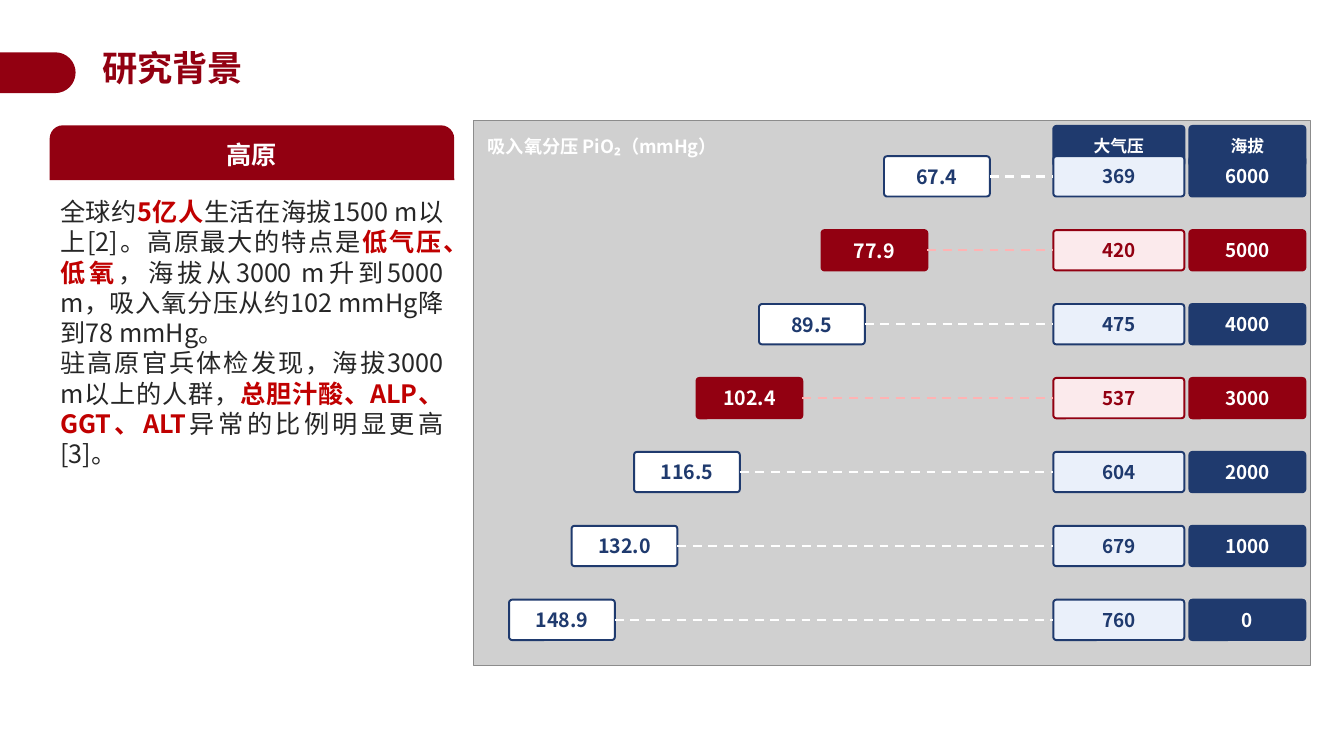
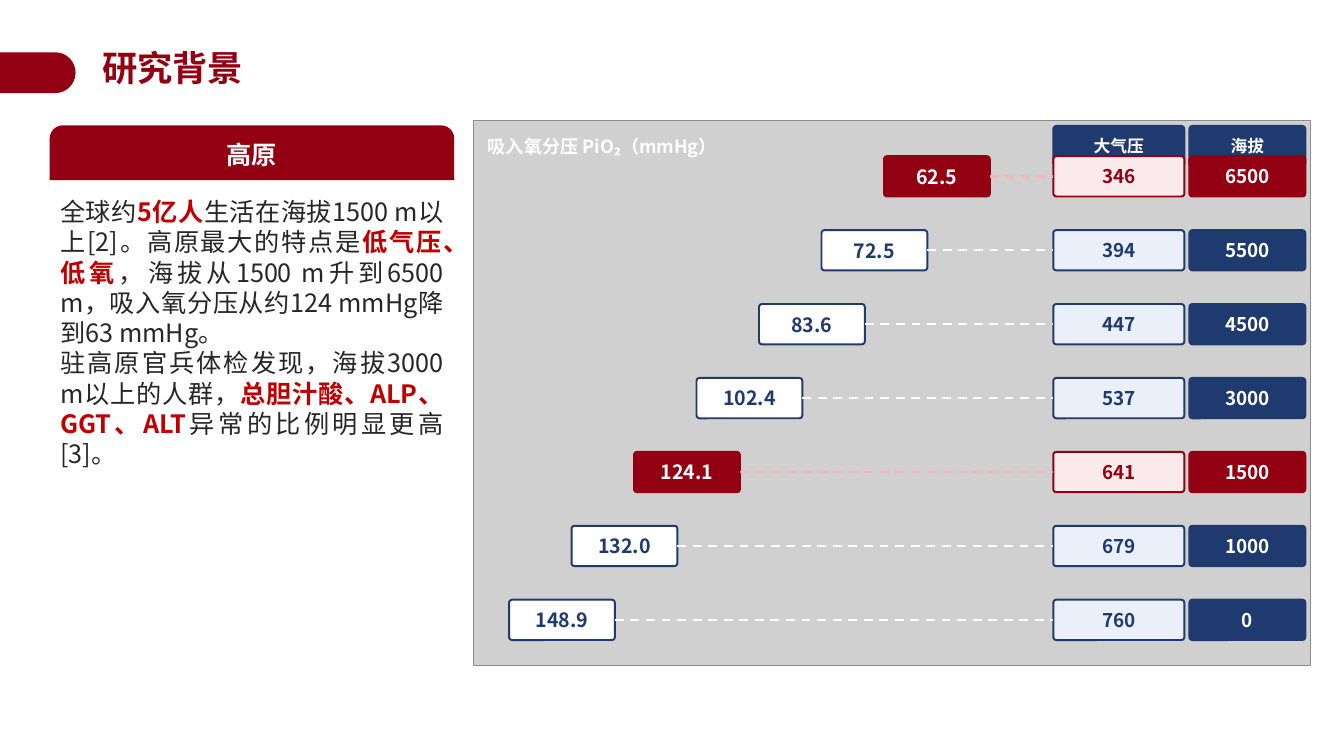
Before and after one commit to a854589274-afk/1, a slide deck: slide 4 of 开题答辩PPT_BSEP高原低压低氧.pptx. Drawn at 1344x756 pixels with LibreOffice and Linux fonts; fonts in the diff are those of the drawing; grey boxes stand for pictures; background and template pictures are left out. Boxes give left, top, right and bottom in pixels: in the first picture for what was removed or moved away, otherwise in the second. Text is boxed around its words. In the diff, an @@ line names an element or a change of style, - is before the commit and + after.

```diff
--- a/开题答辩PPT_BSEP高原低压低氧.pptx
+++ b/开题答辩PPT_BSEP高原低压低氧.pptx
@@ rounded rectangle "62.5" at <box>884,156,990,197</box>: fill #FFFFFF to #920011; outline #1F3A6E 1.4 pt to #920011 1.4 pt @@
@@ text in rounded rectangle at <box>916,169,957,185</box>: text changed; text colour #1F3A6E to #FFFFFF @@
-67.4
+62.5
@@ line (990, 176) - (1054, 176): stroke #FFFFFF 1.6 pt dashed to #FFB3B3 1.6 pt dashed @@
@@ rounded rectangle "346" at <box>1054,156,1185,197</box>: fill #EAF0FA to #FBEAEC; outline #1F3A6E 1.4 pt to #920011 1.4 pt @@
@@ text in rounded rectangle at <box>1102,168,1135,184</box>: text changed; text colour #1F3A6E to #920011 @@
-369
+346
@@ rounded rectangle "6500" at <box>1190,156,1306,197</box>: fill #1F3A6E to #920011; outline #1F3A6E 1.4 pt to #920011 1.4 pt @@
@@ text in rounded rectangle at <box>1225,168,1269,184</box>: text changed @@
-6000
+6500
@@ text at <box>60,199,468,348</box>: text changed @@
-全球约5亿人生活在海拔1500 m以上[2]。高原最大的特点是低气压、低氧，海拔从3000 m升到5000 m，吸入氧分压从约102 mmHg降到78 mmHg。
+全球约5亿人生活在海拔1500 m以上[2]。高原最大的特点是低气压、低氧，海拔从1500 m升到6500 m，吸入氧分压从约124 mmHg降到63 mmHg。
@@ rounded rectangle "72.5" at <box>822,230,928,270</box>: fill #920011 to #FFFFFF; outline #920011 1.4 pt to #1F3A6E 1.4 pt @@
@@ rounded rectangle "394" at <box>1054,230,1185,270</box>: fill #FBEAEC to #EAF0FA; outline #920011 1.4 pt to #1F3A6E 1.4 pt @@
@@ rounded rectangle "5500" at <box>1190,230,1306,270</box>: fill #920011 to #1F3A6E; outline #920011 1.4 pt to #1F3A6E 1.4 pt @@
@@ text in rounded rectangle at <box>854,243,895,259</box>: text changed; text colour #FFFFFF to #1F3A6E @@
-77.9
+72.5
@@ line (928, 250) - (1054, 250): stroke #FFB3B3 1.6 pt dashed to #FFFFFF 1.6 pt dashed @@
@@ text in rounded rectangle at <box>1102,243,1135,258</box>: text changed; text colour #920011 to #1F3A6E @@
-420
+394
@@ text in rounded rectangle at <box>1225,242,1269,258</box>: text changed @@
-5000
+5500
@@ text in rounded rectangle at <box>791,317,832,333</box>: text changed @@
-89.5
+83.6
@@ text in rounded rectangle at <box>1102,317,1135,331</box>: text changed @@
-475
+447
@@ text in rounded rectangle at <box>1225,316,1269,332</box>: text changed @@
-4000
+4500
@@ rounded rectangle "102.4" at <box>697,378,803,418</box>: text colour #FFFFFF to #1F3A6E; fill #920011 to #FFFFFF; outline #920011 1.4 pt to #1F3A6E 1.4 pt @@
@@ rounded rectangle "537" at <box>1054,378,1185,418</box>: text colour #920011 to #1F3A6E; fill #FBEAEC to #EAF0FA; outline #920011 1.4 pt to #1F3A6E 1.4 pt @@
@@ rounded rectangle "3000" at <box>1190,378,1306,418</box>: fill #920011 to #1F3A6E; outline #920011 1.4 pt to #1F3A6E 1.4 pt @@
@@ line (803, 398) - (1054, 398): stroke #FFB3B3 1.6 pt dashed to #FFFFFF 1.6 pt dashed @@
@@ rounded rectangle "124.1" at <box>634,452,740,492</box>: fill #FFFFFF to #920011; outline #1F3A6E 1.4 pt to #920011 1.4 pt @@
@@ text in rounded rectangle at <box>661,464,714,480</box>: text changed; text colour #1F3A6E to #FFFFFF @@
-116.5
+124.1
@@ line (740, 472) - (1054, 472): stroke #FFFFFF 1.6 pt dashed to #FFB3B3 1.6 pt dashed @@
@@ rounded rectangle "641" at <box>1054,452,1185,492</box>: fill #EAF0FA to #FBEAEC; outline #1F3A6E 1.4 pt to #920011 1.4 pt @@
@@ text in rounded rectangle at <box>1102,464,1135,479</box>: text changed; text colour #1F3A6E to #920011 @@
-604
+641
@@ rounded rectangle "1500" at <box>1190,452,1306,492</box>: fill #1F3A6E to #920011; outline #1F3A6E 1.4 pt to #920011 1.4 pt @@
@@ text in rounded rectangle at <box>1225,464,1269,480</box>: text changed @@
-2000
+1500
```
Also in this commit, not shown: 7 other slides changed.
